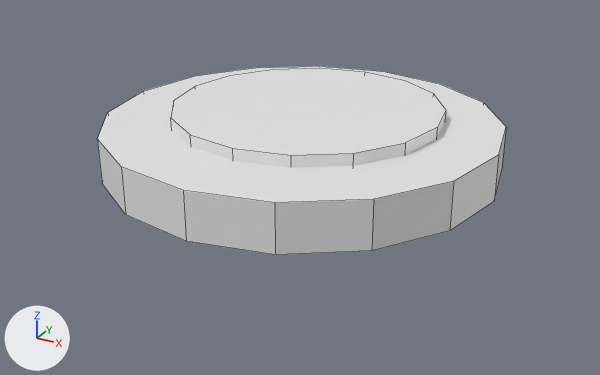
The Blender file blends/boat_wind_dir.blend, before and after one commit.
Both versions are drawn from a camera (50 mm lens) standing at (0.458, -0.865, 0.385) and looking at (0.001, -0.035, -0.03). Arrows for +X, +Y and +Z are at lower left; the lights stay in place. The first picture is the older version. Mesh edges are drawn as thin lines.

The scene before the commit, as lines of its bpy script (objects in view):
```python
me_cylinder_001 = bpy.data.meshes.new('Cylinder.001')
me_cylinder_001.from_pydata(...)  # a 16-sided cylinder along z spanning x -1.0..1.0, y -1.0..1.0, z -1.0..1.0
me_cylinder_002 = bpy.data.meshes.new('Cylinder.002')
me_cylinder_002.from_pydata(...)  # a 16-sided cylinder along z spanning x -1.0..1.0, y -1.0..1.0, z -1.0..1.0
ob_cylinder = bpy.data.objects.new('Cylinder', me_cylinder_001)
ob_cylinder.location = (-0.0072, -0.0139, 0.0231)
ob_cylinder.rotation_euler = (3.142, 9.425, -1.571)  # degrees (180, 180, -90)
ob_cylinder.scale = (-0.246, -0.246, -0.0281)
ob_cylinder_001 = bpy.data.objects.new('Cylinder.001', me_cylinder_002)
ob_cylinder_001.location = (-0.0072, 0.0, 0.0374)
ob_cylinder_001.rotation_euler = (0.0, -3.142, 1.571)  # degrees (0, -180, 90)
ob_cylinder_001.scale = (-0.169, -0.169, -0.0281)
```
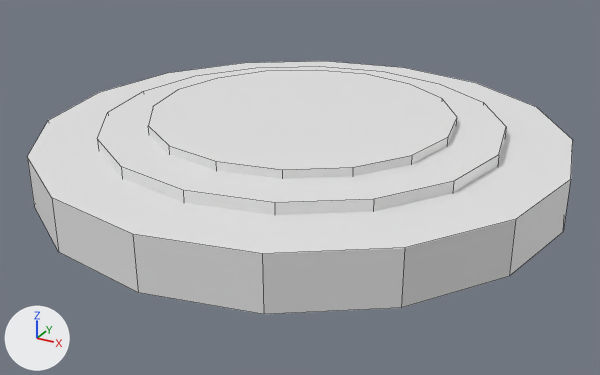
The newer file is also rescaled (x0.65), turned or shifted as a whole; pictures and numbers use the older file's frame.

What the commit changed:
Mesh me_cylinder_003 is new.
It is a 16-sided cylinder along z spanning x -1.0..1.0, y -1.0..1.0, z -1.0..1.0.
Object 'Cylinder.001' (ob_cylinder_001) moves from (-0.0072, 0.0, 0.0374) to (-0.0072, -0.0139, 0.0303).
Object 'Cylinder.001' (ob_cylinder_001) is rescaled from (-0.169, -0.169, -0.0281) to (-0.187, -0.187, -0.0311).
Object 'Cylinder.002' (ob_cylinder_002) is new; it shows me_cylinder_003.
Its location is (-0.0072, -0.0139, 0.0069).
Its rotation in degrees is (0, 0, 90).
Its scale is (-0.325, -0.325, -0.0311).

Changed parts and their boxes [x1, y1, x2, y2] in the pictures (600 x 375 px):
'Cylinder.002', added: after [27, 61, 573, 314]
'Cylinder.001', moved, rescaled (12% wider, 9% taller): before [171, 68, 446, 168]; after [148, 70, 457, 179]
